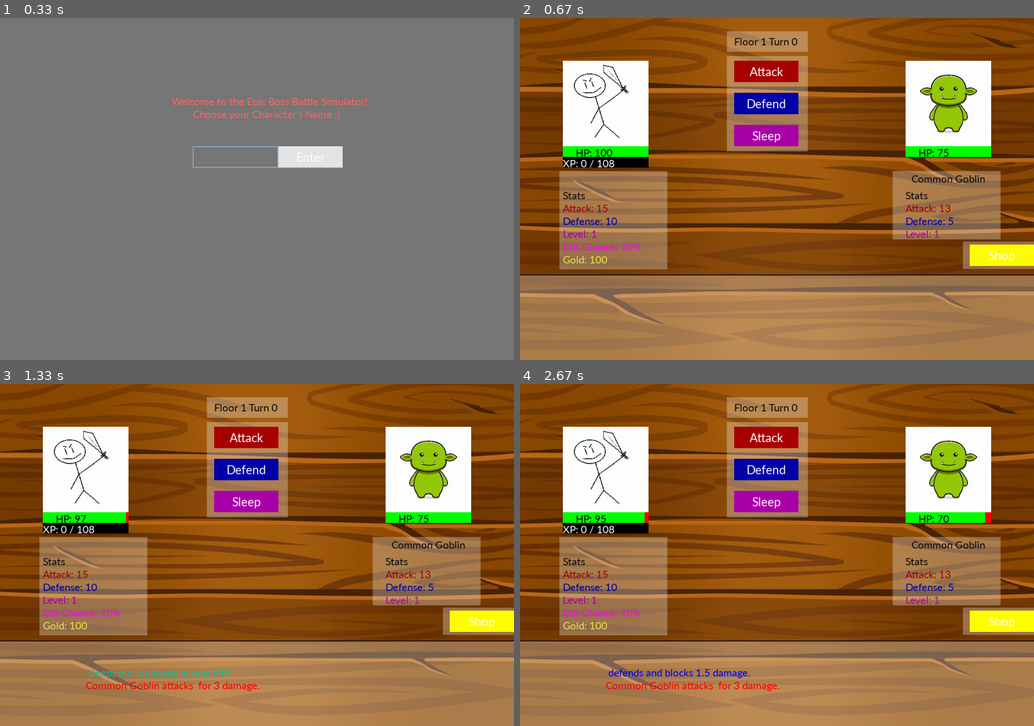
Above: before the commit, frames 1-4 (two rows, left to right).
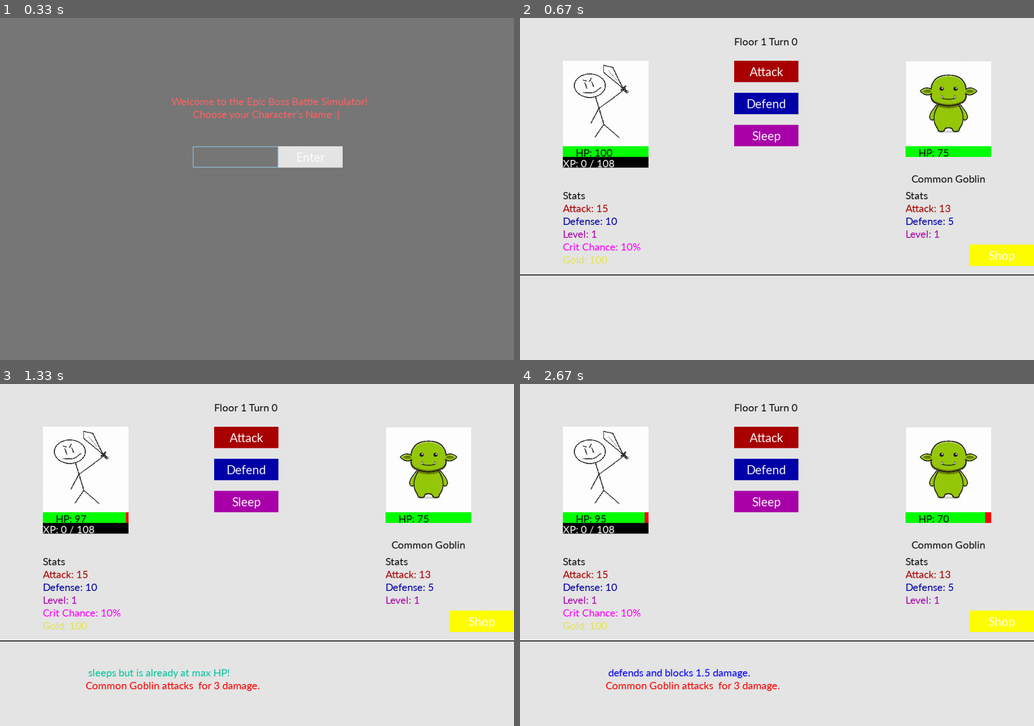
Above: after the commit, the same moments.

Repository: Krybto1/EBBS
Game: pygame game, started from pygame/pygame_ver.py
Same seed, same stepped clock (60 frames per second), same inputs: the game is played once before the commit and once after it.
Inputs (mouse positions are in pixels of both pictures, inside the frame that each line leads up to):
- Up to frame 1 (0.33 s): no input
- Up to frame 2 (0.67 s): click "Enter" at 0.38 s
- Up to frame 3 (1.33 s): click "Sleep" at 0.72 s; click (97, 637) at 1.07 s
- Up to frame 4 (2.67 s): click (787, 438) at 1.38 s; click (591, 544) at 1.73 s; click "Defend" at 2.05 s; click (705, 483) at 2.4 s

Frame 1 is identical in both runs. In frame 2, 87% of the frame differs, in the area x 0-100%, y 0-100%; in frame 3, 86%; in frame 4, 86%.

Commit message:
Part 1/? restructure

Diff:
--- a/pygame/pygame_ver.py
+++ b/pygame/pygame_ver.py
@@ -169,6 +169,7 @@
     Shop_Button = misc2.Button(1050, 530, 150, 50, "Shop", (255, 255, 0), (255, 255, 100))
     Shop_Exit_Button = misc2.Button(1050, 600, 150, 50, "Exit", (0, 255, 0), (0, 255, 100))
 
+    actions = [None, None] #0 For Attack, 1 For Defend, 2 For Sleep
     while running:
         clock.tick(60)
         crit_rdm = random.randint(1, 100)
@@ -199,12 +200,12 @@
             if Shop_Button.is_clicked(event):
                 enter_shop(screen, shop_screen, font, Knight1, Shop_Exit_Button)
             if Atk_Button.is_clicked(event):
-                screen.blit(img_sword, (350, 175))
+                actions[0] = 0
                 player_crit = 0
                 if crit_rdm <= Knight1.crit_chance:
                     player_crit = True
                 if boss_choice == "Defend":
-                    screen.blit(img_shield, (725, 175))
+                    actions[1] = 1
                     if player_crit:
                         Boss1.set_hp(int(Boss1.get_hp() - (((Knight1.get_attack() - Boss1.get_defense()) / 2) * 1.75)))
                         action_message = f"ITS A CRIT! {Knight1.get_name()} attacks {Boss1.get_name()} for {int(((Knight1.get_attack() - Boss1.get_defense()) / 2) * 1.75)} damage. <SPLIT>{Boss1.get_name()} defends and blocks {int(((Knight1.get_attack() - Boss1.get_defense()) / 2) * 1.75)} damage."
@@ -212,7 +213,7 @@
                         action_message = f"{Knight1.get_name()} attacks {Boss1.get_name()} for {Knight1.get_attack() - Boss1.get_defense()} damage. <SPLIT>{Boss1.get_name()} defends and blocks {(Knight1.get_attack() - Boss1.get_defense()) / 2} damage."
                         Boss1.set_hp(Boss1.get_hp() - ((Knight1.get_attack() - Boss1.get_defense()) / 2))
                 elif boss_choice == "Attack":
-                    screen.blit(img_sword, (725, 175))
+                    actions[1] = 0
                     Knight1.set_hp(Knight1.get_hp() - (Boss1.get_attack() - Knight1.get_defense()))
                     if player_crit:
                         Boss1.set_hp(int(Boss1.get_hp() - ((Knight1.get_attack() - Boss1.get_defense()) * 1.75)))
@@ -226,7 +227,7 @@
                         shake_image(screen, img_player, (100, 100), shake_intensity=10, shake_duration=0.5,
                                     bg_color=(230, 230, 230))
                 else:
-                    screen.blit(img_sleep, (725, 175))
+                    actions[1] = 2
                     if player_crit:
                         action_message = f"ITS A CRIT! {Knight1.get_name()} attacks {Boss1.get_name()} for {int(((Knight1.get_attack() - Boss1.get_defense()) * 1.75))} damage."
                         if Boss1.get_hp() == Boss1.get_max_hp():
@@ -257,12 +258,12 @@
                             bg_color=(230, 230, 230))
 
             if Def_Button.is_clicked(event):
-                screen.blit(img_shield, (350, 175))
+                actions[0] = 1
                 if boss_choice == "Defend":
-                    screen.blit(img_shield, (725, 175))
+                    actions[1] = 1
                     action_message = f"{Knight1.get_name()} defends<SPLIT>{Boss1.get_name()} also defends."
                 elif boss_choice == "Sleep":
-                    screen.blit(img_sleep, (725, 175))
+                    actions[1] = 2
                     action_message = f"{Knight1.get_name()} defends but there is no damage to block."
                     boss_heal = (Boss1.get_level() * 2) * 1.5
                     if Boss1.get_hp() == Boss1.get_max_hp():
@@ -274,12 +275,12 @@
                         Boss1.set_hp(Boss1.get_hp() + boss_heal)
                         action_message += f" <SPLIT>{Boss1.get_name()} sleeps and heals for {boss_heal} HP."
                 else:
-                    screen.blit(img_sword, (725, 175))
+                    actions[1] = 0
                     action_message = f"{Knight1.get_name()} defends and blocks {(Boss1.get_attack() - Knight1.get_defense()) / 2} damage. <SPLIT>{Boss1.get_name()} attacks {Knight1.get_name()} for {(Boss1.get_attack() - Knight1.get_defense())} damage."
                     Knight1.set_hp(Knight1.get_hp() - ((Boss1.get_attack() - Knight1.get_defense()) / 2))
                     shake_image(screen, img_player, (100, 100), shake_intensity=10, shake_duration=0.5, bg_color=(230, 230, 230))
             if Sleep_Button.is_clicked(event):
-                screen.blit(img_sleep, (350, 175))
+                actions[0] = 2
                 if Knight1.get_hp() == Knight1.get_max_hp():
                     action_message = f"{Knight1.get_name()} sleeps but is already at max HP!"
                 elif Knight1.get_hp() + player_heal > Knight1.get_max_hp():
@@ -289,16 +290,16 @@
                     action_message = f"{Knight1.get_name()} sleeps and heals for {player_heal} HP."
                     Knight1.set_hp(Knight1.get_hp() + player_heal)
                 if boss_choice == "Defend":
-                    screen.blit(img_shield, (725, 175))
+                    actions[1] = 1
                     action_message += f" <SPLIT>{Boss1.get_name()} defends but there is no damage to block."
                 elif boss_choice == "Attack":
-                    screen.blit(img_sword, (725, 175))
+                    actions[1] = 0
                     action_message += f" <SPLIT>{Boss1.get_name()} attacks {Knight1.get_name()} for {Boss1.get_attack() - Knight1.get_defense()} damage."
                     Knight1.set_hp(Knight1.get_hp() - (Boss1.get_attack() - Knight1.get_defense()))
                     shake_image(screen, img_player, (100, 100), shake_intensity=10, shake_duration=0.5,
                                 bg_color=(230, 230, 230))
                 else:
-                    screen.blit(img_sleep, (725, 175))
+                    actions[1] = 2
                     if Boss1.get_hp() == Boss1.get_max_hp():
                         action_message += f" <SPLIT>{Boss1.get_name()} sleeps but is already at max HP!"
                     elif Boss1.get_hp() + boss_heal > Boss1.get_max_hp():
@@ -309,7 +310,6 @@
                         action_message += f" <SPLIT>{Boss1.get_name()} sleeps and heals for {boss_heal} HP."
 
         screen.fill((230, 230, 230))
-        screen.blit(img_background, (0, 0))
         if action_message:
             # get color action
             player_color = None
